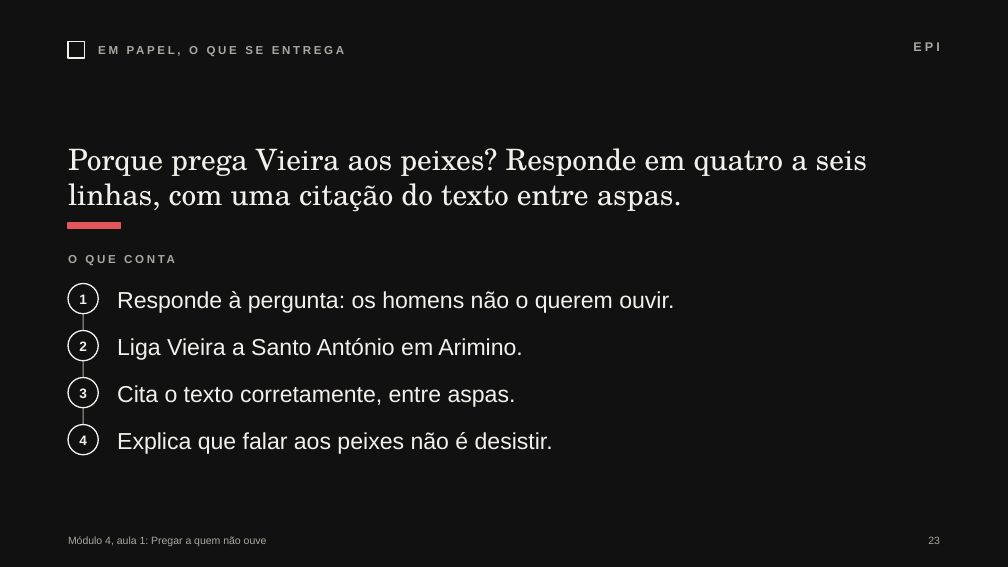
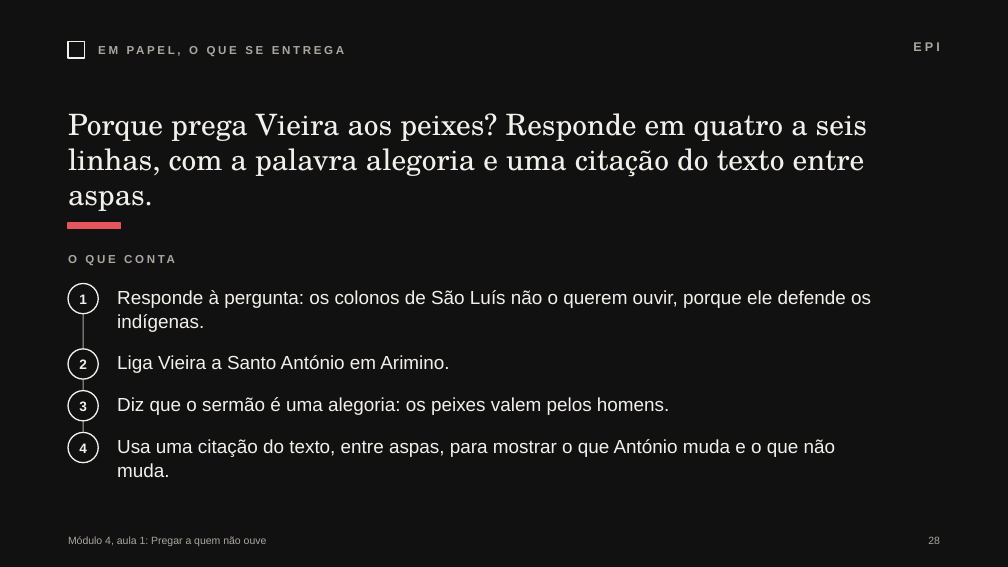
Before and after one commit to pedrohfernandes-klk/pt, a slide deck: slide 28 of m4/diapositivos/aula-01-f01.pptx (slide 23 before the commit). Drawn at 1008x567 pixels with LibreOffice and Linux fonts; fonts in the diff are those of the drawing. Boxes give left, top, right and bottom in pixels: in the first picture for what was removed or moved away, otherwise in the second. Text is boxed around its words. In the diff, an @@ line names an element or a change of style, - is before the commit and + after.

```diff
--- a/m4/diapositivos/aula-01-f01.pptx
+++ b/m4/diapositivos/aula-01-f01.pptx
@@ text at (x1=68, y1=113, x2=867, y2=211): text changed @@
-Porque prega Vieira aos peixes? Responde em quatro a seis linhas, com uma citação do texto entre aspas.
+Porque prega Vieira aos peixes? Responde em quatro a seis linhas, com a palavra alegoria e uma citação do texto entre aspas.
@@ line moved from (83, 299) - (83, 440) to (83, 299) - (83, 448) @@
@@ text at (x1=117, y1=290, x2=871, y2=332): text changed; size 22 to 18 pt @@
-Responde à pergunta: os homens não o querem ouvir.
+Responde à pergunta: os colonos de São Luís não o querem ouvir, porque ele defende os indígenas.
@@ text "2" moved from (x1=79, y1=341, x2=87, y2=351) to (x1=79, y1=359, x2=87, y2=369) @@
@@ ellipse moved from (x1=68, y1=330, x2=98, y2=361) to (x1=68, y1=349, x2=98, y2=380) @@
@@ text "Liga Vieira a Santo António ..." moved from (x1=117, y1=338, x2=523, y2=360) to (x1=117, y1=355, x2=449, y2=373) @@
@@ text "Liga Vieira a Santo António ..." at (x1=117, y1=355, x2=449, y2=373): size 22 to 18 pt @@
@@ text "3" moved from (x1=79, y1=388, x2=87, y2=398) to (x1=79, y1=401, x2=87, y2=411) @@
@@ ellipse moved from (x1=68, y1=377, x2=98, y2=408) to (x1=68, y1=391, x2=98, y2=421) @@
@@ text at (x1=117, y1=397, x2=669, y2=415): text changed; size 22 to 18 pt @@
-Cita o texto corretamente, entre aspas.
+Diz que o sermão é uma alegoria: os peixes valem pelos homens.
@@ text "4" moved from (x1=79, y1=435, x2=87, y2=445) to (x1=79, y1=443, x2=87, y2=453) @@
@@ ellipse moved from (x1=68, y1=425, x2=98, y2=455) to (x1=68, y1=433, x2=98, y2=463) @@
@@ text at (x1=117, y1=439, x2=836, y2=477): text changed; size 22 to 18 pt @@
-Explica que falar aos peixes não é desistir.
+Usa uma citação do texto, entre aspas, para mostrar o que António muda e o que não muda.
```
Also in this commit, not shown: 18 other slides changed, 11 slides added, 6 slides removed, 7 other files.
